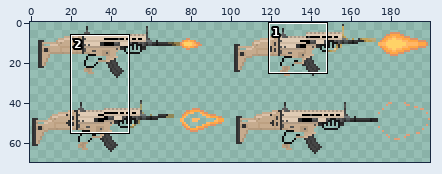
One commit to this sprite sheet: Assets/Spritesheets/Weapons/Rifles/Scar/Scar_Shoot.png. Above, an overview of the earlier version with the close-up marked.
Close-up. Before the commit:
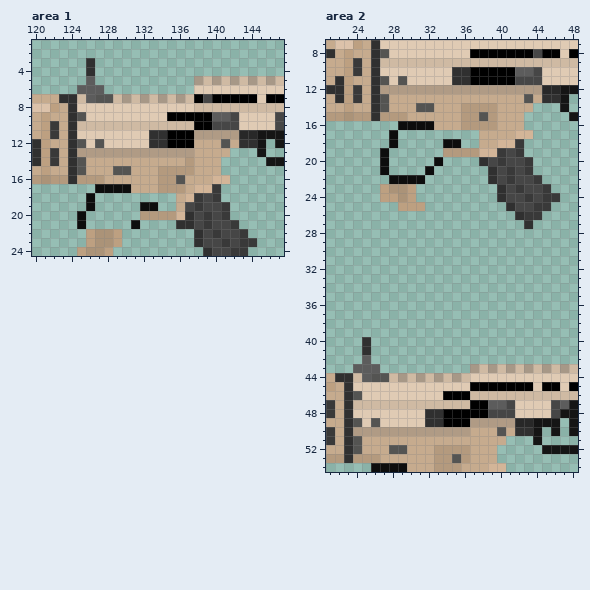
The file is 200x76 pixels. Colours within 5 levels of each other are drawn and written as one. Shown: area 1: x 120..147, y 1..24; area 2: x 21..48, y 7..54. The wide view leaves out empty margins.
Once edited:
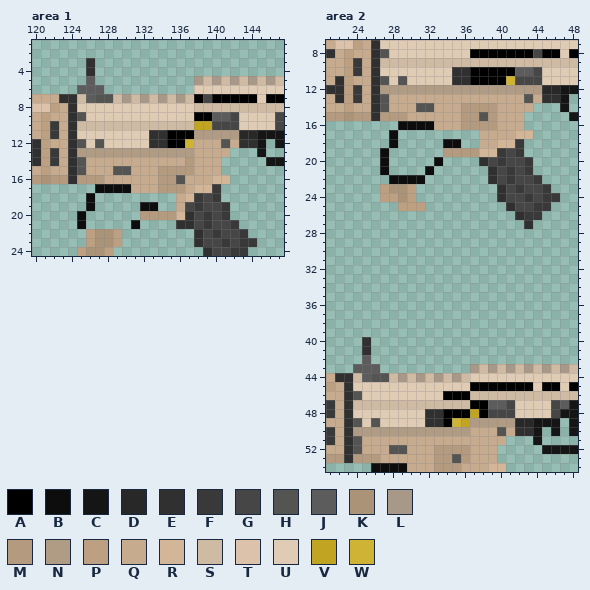
Palette (. is transparent): A #000000  B #0d0d0d  C #151515  D #282828  E #303030  F #393939  G #464646  H #545452  J #5c5c5c  K #ab9378  L #a79887  M #b49a7e  N #b09b85  P #bda081  Q #c6ab8e  R #d3b598  S #cfbaa3  T #dcc2aa  U #e0cbb4  V #c1a421  W #cfb335
The commit says: Added mag and cartridge drop to Scar
Diff:
{"where": "area 1"}
{"y":9,"x":135,"old":"AAA","new":"UUU"}
{"y":10,"x":138,"old":"AA","new":"VV"}
{"y":12,"x":137,"old":"A","new":"W"}
{"where": "area 2"}
{"y":11,"x":41,"old":"A","new":"W"}
{"y":48,"x":37,"old":"A","new":"V"}
{"y":49,"x":35,"old":"AA","new":"WV"}
